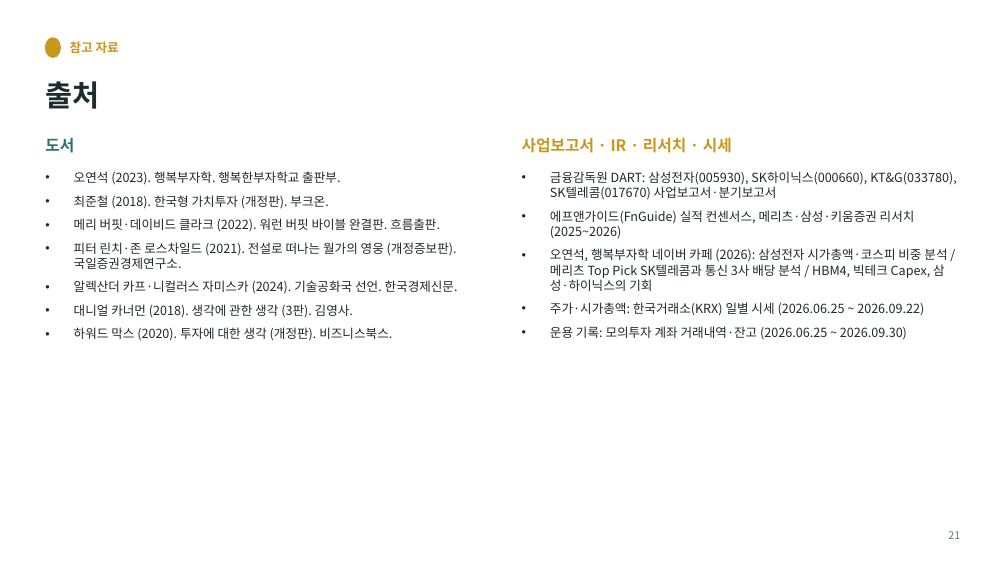
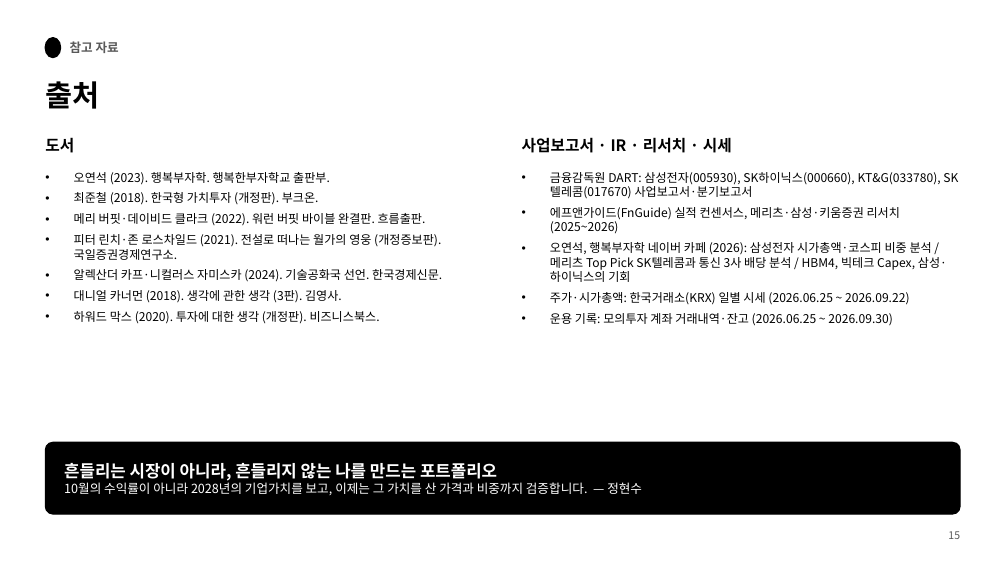
Before and after one commit to HyeonSooJ/marcap, a slide deck: slide 15 of 가치투자대회_최종보고서_정현수.pptx (slide 21 before the commit). Drawn at 1008x567 pixels with LibreOffice and Linux fonts; fonts in the diff are those of the drawing. Boxes give left, top, right and bottom in pixels: in the first picture for what was removed or moved away, otherwise in the second. Text is boxed around its words. In the diff, an @@ line names an element or a change of style, - is before the commit and + after.

```diff
--- a/가치투자대회_최종보고서_정현수.pptx
+++ b/가치투자대회_최종보고서_정현수.pptx
@@ ellipse at bbox=[45, 38, 60, 57]: fill #C9971C to #000000; outline #C9971C 1 pt to #000000 1.5 pt @@
@@ text "참고 자료" at bbox=[70, 41, 119, 53]: text colour #C9971C to #595959 @@
@@ text "출처" at bbox=[45, 81, 99, 109]: text colour #1C2B2D to #000000 @@
@@ text "도서" at bbox=[45, 137, 74, 153]: text colour #2F6F73 to #000000 @@
@@ text "사업보고서 · IR · 리서치 ..." at bbox=[522, 137, 732, 153]: text colour #C9971C to #000000 @@
@@ text "오연석 (2023). 행복부자학. 행복한부자학교 출판부." at bbox=[74, 172, 442, 324]: size 12 to 11.5 pt, text colour #22282A to #000000; less space between paragraphs @@
@@ text "금융감독원 DART: 삼성전자(005930), SK하이닉스(000660), KT&G(033780), ..." at bbox=[550, 172, 947, 326]: size 12 to 11.5 pt, text colour #22282A to #000000; less space between paragraphs @@
@@ rounded rectangle added at bbox=[45, 442, 960, 514], fill #000000, outline #000000 1 pt @@
@@ text added at bbox=[64, 463, 642, 495], 12 pt, text #FFFFFF @@
+흔들리는 시장이 아니라, 흔들리지 않는 나를 만드는 포트폴리오
+10월의 수익률이 아니라 2028년의 기업가치를 보고, 이제는 그 가치를 산 가격과 비중까지 검증합니다. — 정현수
@@ text at bbox=[948, 531, 960, 539]: text changed; text colour #6B7477 to #595959 @@
-21
+15
```
Also in this commit, not shown: 14 other slides changed, 7 slides removed.
